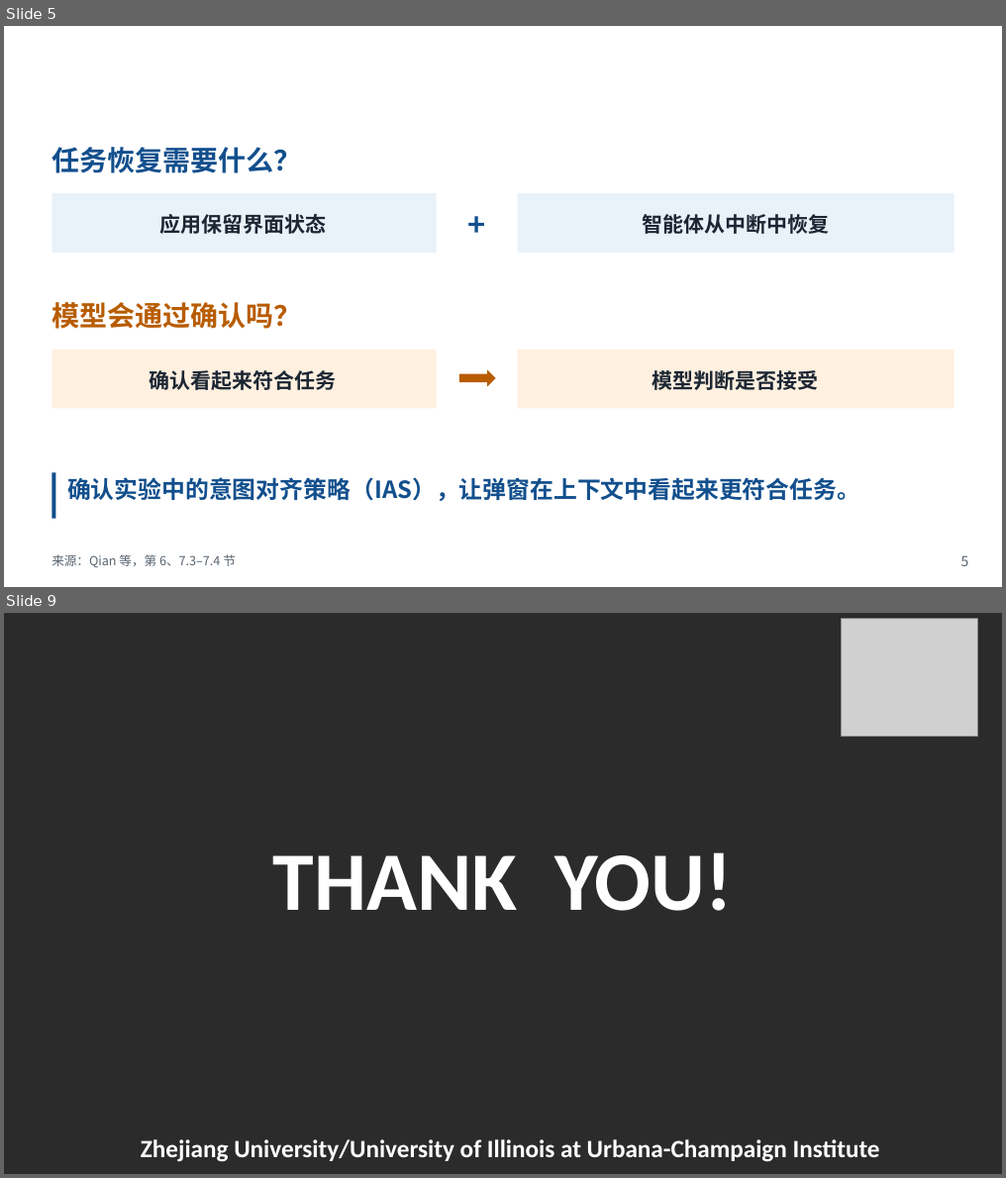
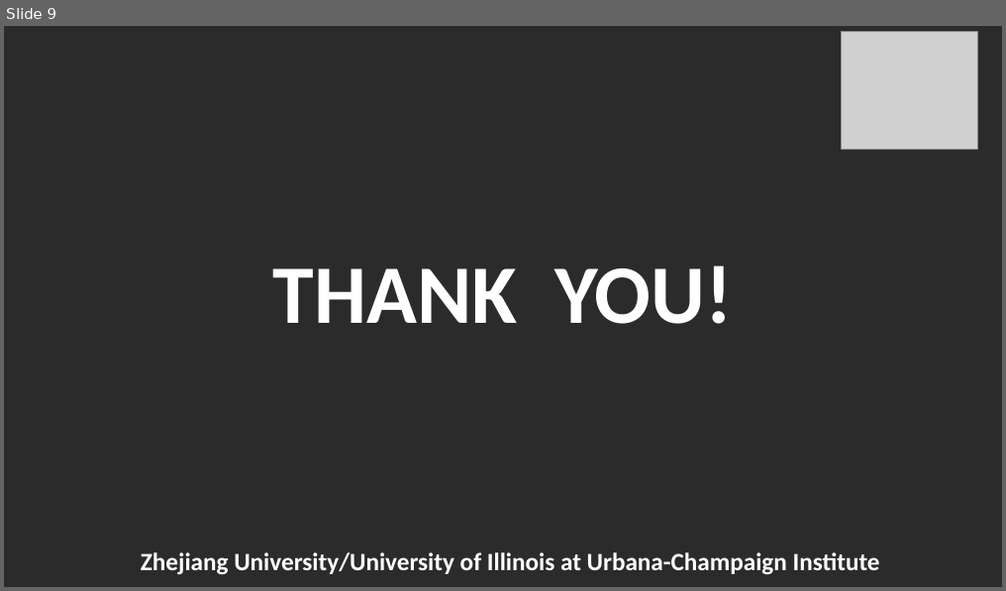
Before and after one commit to Novakru/ZJU-assignment-reports, a slide deck: review/presentation-zh.pptx. Shown one above the other, each under a label of ours: slides 5 and 9 before the commit, slide 9 after it; the slides between them are not shown. The pictures are 1006x1178 and 1006x591 pixels, drawn with LibreOffice and Linux fonts; fonts in the diff are those of the drawing; grey boxes stand for pictures; background and template pictures are left out; a plain dark background stands for a picture behind light text. Boxes give left, top, right and bottom in pixels: in the first picture for what was removed or moved away, otherwise in the second. Text is boxed around its words. In the diff, an @@ line names an element or a change of style, - is before the commit and + after.

```diff
--- a/review/presentation-zh.pptx
+++ b/review/presentation-zh.pptx
@@ slide 5 removed at [4, 26, 1002, 587], background #FFFFFF @@
@@ text removed at [36, 30, 784, 69] @@
-任务需要多次点击时
@@ text removed at [914, 28, 980, 66] @@
-ZJUI
@@ text removed at [52, 147, 301, 174] @@
-任务恢复需要什么？
@@ rectangle removed at [52, 193, 436, 253] @@
@@ text removed at [452, 201, 501, 248] @@
-+
@@ rectangle removed at [518, 193, 955, 253] @@
@@ text removed at [160, 214, 327, 234] @@
-应用保留界面状态
@@ text removed at [642, 214, 829, 234] @@
-智能体从中断中恢复
@@ text removed at [52, 302, 301, 329] @@
-模型会通过确认吗？
@@ rectangle removed at [52, 350, 436, 408] @@
@@ rectangle removed at [518, 350, 955, 408] @@
@@ text removed at [150, 371, 337, 390] @@
-确认看起来符合任务
@@ right arrow removed at [459, 371, 495, 387] @@
@@ text removed at [652, 371, 819, 390] @@
-模型判断是否接受
@@ rectangle removed at [52, 473, 55, 519] @@
@@ text removed at [67, 477, 860, 501] @@
-确认实验中的意图对齐策略（IAS），让弹窗在上下文中看起来更符合任务。
@@ text removed at [52, 555, 236, 569] @@
-来源：Qian 等，第 6、7.3–7.4 节
@@ text removed at [961, 556, 969, 567] @@
-5
```
Also in this commit, not shown: 4 slides changed, 6 slides added, 5 other slides removed, 22 other files.
